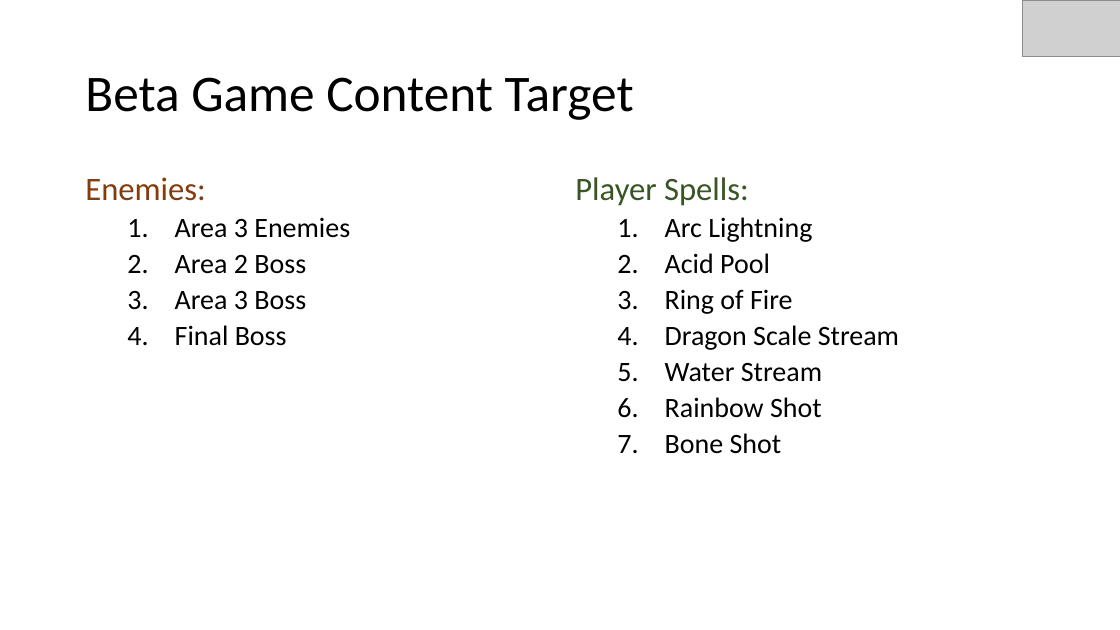
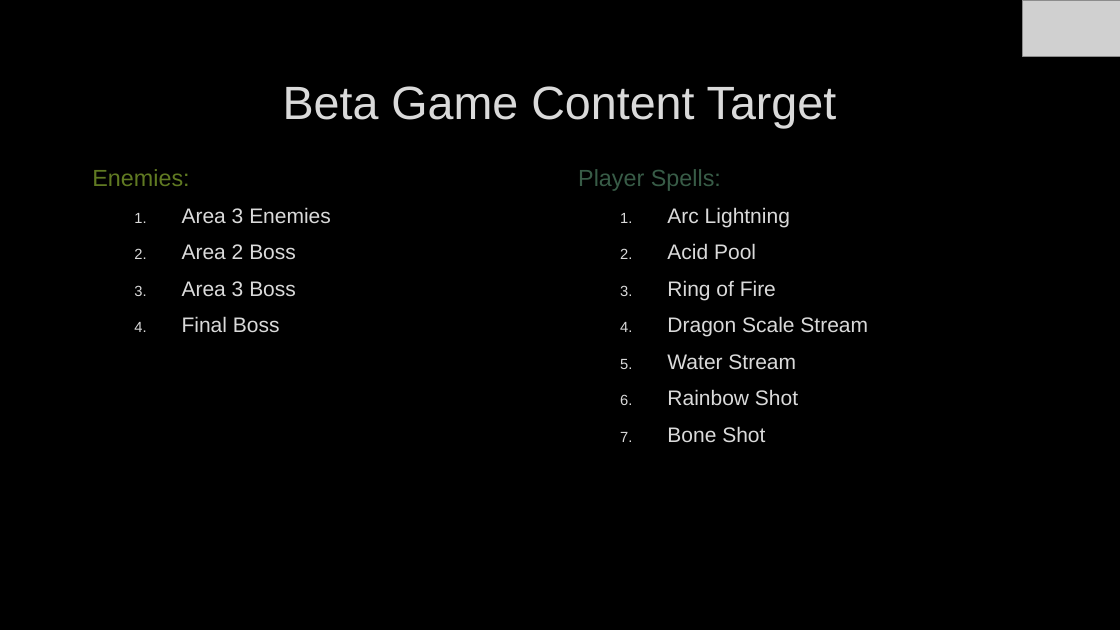
Before and after one commit to EliAnonymouse17/GDAfinal, a slide deck: slide 10 of Documentation/PresentationAlpha.pptx. Drawn at 1120x630 pixels with LibreOffice and Linux fonts; fonts in the diff are those of the drawing; grey boxes stand for pictures; background and template pictures are left out. Boxes give left, top, right and bottom in pixels: in the first picture for what was removed or moved away, otherwise in the second. Text is boxed around its words. In the diff, an @@ line names an element or a change of style, - is before the commit and + after.

```diff
--- a/Documentation/PresentationAlpha.pptx
+++ b/Documentation/PresentationAlpha.pptx
@@ background #FFFFFF to picture (left out) @@
@@ title "Beta Game Content Target": place and size @@
-title "Beta Game Content Target" at (85,77,634,120)
+title "Beta Game Content Target" at (283,86,837,128)
@@ title "Beta Game Content Target" at (283,86,837,128): size 44 to 40 pt, font Calibri to Arial, text colour #000000 to #DADADA, letter outline none to #404040 0.75 pt; alignment left to centre; line spacing 0.9 to 1 @@
@@ text "Enemies:": place and size @@
-text "Enemies:" at (85,177,350,346)
+text "Enemies:" at (92,169,331,332)
@@ text "Enemies:" at (92,169,331,332): size 28 to 20 pt, text colour #843C0B to #607A22 in "Enemies:"; font Calibri to Arial, letter outline none to #404040 0.75 pt; size 24 to 18 pt, text colour #000000 to #DADADA in "Area 3 Enemies", "Area 2 Boss", "Area 3 Boss", "Final Boss"; line spacing 0.9 to 1; more space between paragraphs @@
@@ text "Player Spells:": place and size @@
-text "Player Spells:" at (575,177,899,454)
+text "Player Spells:" at (578,169,868,443)
@@ text "Player Spells:" at (578,169,868,443): size 28 to 20 pt, text colour #385723 to #385C47 in "Player Spells:"; font Calibri to Arial, letter outline none to #404040 0.75 pt; size 24 to 18 pt, text colour #000000 to #DADADA in "Arc Lightning", "Acid Pool", "Ring of Fire", "Dragon Scale Stream" and 3 more places; line spacing 0.9 to 1; more space between paragraphs @@
```
Also in this commit, not shown: 11 other slides changed, 4 other files.
